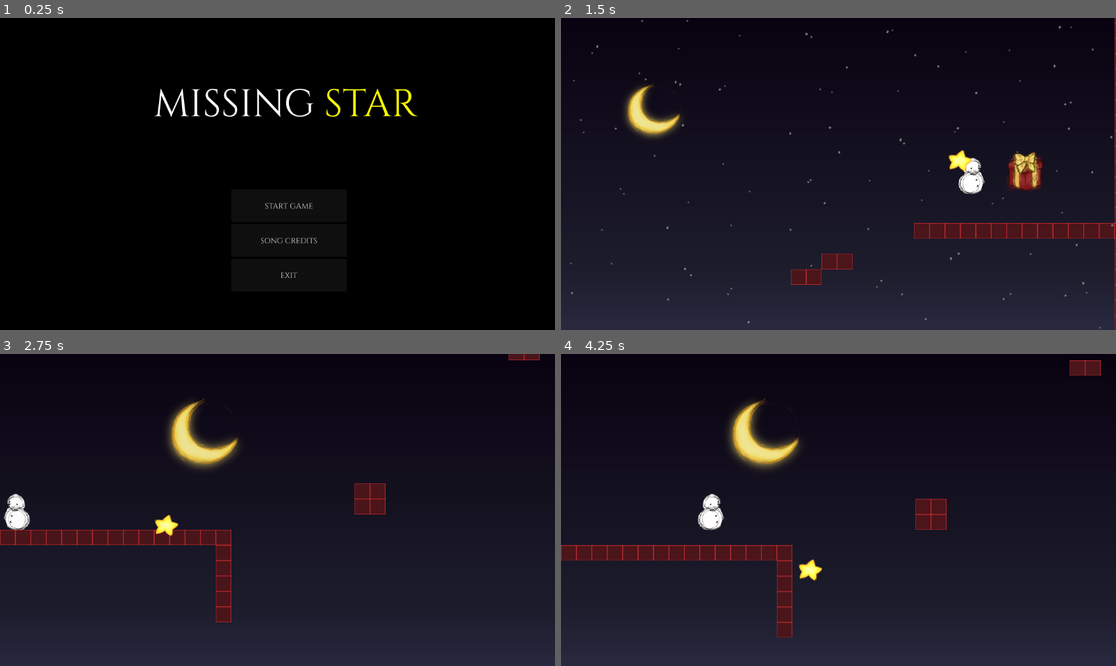
Above: before the commit, frames 1-4 (two rows, left to right).
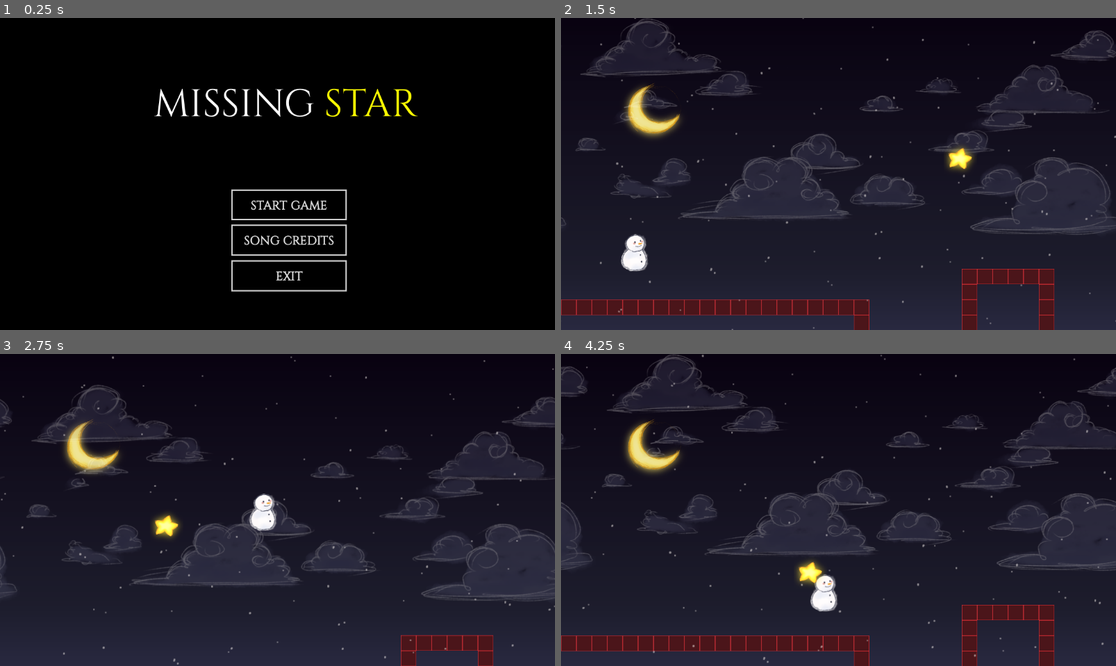
Above: after the commit, the same moments.

Repository: D4NIFAKTOR1ELLE/MissingStar
Game: Godot game, scene res://Game.tscn
Two runs of this game, one before a commit and one after it. Both use one fixed random seed, a clock stepped at 60 frames per second and the inputs below.
Inputs (mouse positions are in pixels of both pictures, inside the frame that each line leads up to):
- Up to frame 1 (0.25 s): no input
- Up to frame 2 (1.5 s): click "START GAME" at 0.5 s; move the mouse to (960, 158) at 1.27 s; hold D (right) from 1.28 s (still down); hold Space (jump) from 1.28 s (still down)
- Up to frame 3 (2.75 s): keep holding D (right); move the mouse to (166, 525) at 2.02 s; release Space (jump) at 2.03 s; click (166, 525) at 2.1 s; tap Space (jump) at 2.27, 2.3, 2.57 s
- Up to frame 4 (4.25 s): move the mouse to (894, 441) at 2.77 s; release D (right) at 2.78 s; hold A (left) 2.78-3.53 s; hold Space (jump) 2.78-3.53 s; right-click (894, 441) at 2.85 s; move the mouse to (810, 572) at 3.52 s; hold D (right) from 3.53 s (still down); tap Space (jump) at 3.6, 3.77, 4.07 s

The runs differ from the first frame. In frame 1, 1.6% of the frame differs, in the area x 41-63%, y 54-88%; in frame 2, 20%; in frame 3, 19%; in frame 4, 23%, in the area x 0-100%, y 0-100%.
Error before the commit: Invalid access to property or key 'size' on a base object of type 'null instance'. (res://components/snowman.gd:28)
Error after the commit: Invalid access to property or key 'size' on a base object of type 'null instance'. (res://components/snowman.gd:29)

Commit message:
UI and whatever

Diff:
--- a/missing-star/components/Snowman.tscn
+++ b/missing-star/components/Snowman.tscn
@@ -1,8 +1,16 @@
-[gd_scene load_steps=6 format=3 uid="uid://xwpouem86pmt"]
+[gd_scene load_steps=21 format=3 uid="uid://xwpouem86pmt"]
 
 [ext_resource type="Script" uid="uid://boqt20rk188r4" path="res://components/snowman.gd" id="1_y2cei"]
 [ext_resource type="Texture2D" uid="uid://dqi76nj0x3vd1" path="res://img/snowman/snowman_idle.png" id="2_17qwc"]
+[ext_resource type="Texture2D" uid="uid://clhaga4r34bd" path="res://img/snowman/snowman_rise.png" id="3_4l7dg"]
 [ext_resource type="AudioStream" uid="uid://c71tj0etc6ob2" path="res://music/swing-whoosh-110410.mp3" id="3_hgosa"]
+[ext_resource type="Texture2D" uid="uid://dceu4colyckxo" path="res://img/snowman/snowman_fall.png" id="4_tltqe"]
+[ext_resource type="Texture2D" uid="uid://dkqgt7tupgcxh" path="res://img/snowman/snowman_2_idle.png" id="5_uj4js"]
+[ext_resource type="Texture2D" uid="uid://dmh37xvuq4dt0" path="res://img/snowman/snowman_2_rise.png" id="6_q8d5x"]
+[ext_resource type="Texture2D" uid="uid://y45njgdxfuh3" path="res://img/snowman/snowman_2_fall.png" id="7_2ewl0"]
+[ext_resource type="Texture2D" uid="uid://dcxlxmccvlr0e" path="res://img/snowman/snowman_3_idle.png" id="8_70rs2"]
+[ext_resource type="Texture2D" uid="uid://ne56186sxkoo" path="res://img/snowman/snowman_3_rise.png" id="9_5gynt"]
+[ext_resource type="Texture2D" uid="uid://bmlag32ikohvu" path="res://img/snowman/snowman_3_fall.png" id="10_8xx6i"]
 
 [sub_resource type="RectangleShape2D" id="RectangleShape2D_cb48l"]
 size = Vector2(62, 80)
@@ -12,11 +20,126 @@
 "frames": [{
 "duration": 1.0,
 "texture": ExtResource("2_17qwc")
+}, {
+"duration": 1.0,
+"texture": ExtResource("3_4l7dg")
+}, {
+"duration": 1.0,
+"texture": ExtResource("4_tltqe")
+}],
+"loop": false,
+"name": &"Level1",
+"speed": 5.0
+}, {
+"frames": [{
+"duration": 1.0,
+"texture": ExtResource("5_uj4js")
+}, {
+"duration": 1.0,
+"texture": ExtResource("6_q8d5x")
+}, {
+"duration": 1.0,
+"texture": ExtResource("7_2ewl0")
 }],
 "loop": true,
-"name": &"Default",
+"name": &"Level2",
+"speed": 5.0
+}, {
+"frames": [{
+"duration": 1.0,
+"texture": ExtResource("8_70rs2")
+}, {
+"duration": 1.0,
+"texture": ExtResource("9_5gynt")
+}, {
+"duration": 1.0,
+"texture": ExtResource("10_8xx6i")
+}],
+"loop": true,
+"name": &"Level3",
 "speed": 5.0
 }]
+
+[sub_resource type="Animation" id="Animation_70rs2"]
+resource_name = "dash_init"
+
+[sub_resource type="Animation" id="Animation_5gynt"]
+resource_name = "dash_exit"
+
+[sub_resource type="Animation" id="Animation_8xx6i"]
+resource_name = "rise"
+length = 0.5
+tracks/0/type = "value"
+tracks/0/imported = false
+tracks/0/enabled = true
+tracks/0/path = NodePath("Sprite:frame")
+tracks/0/interp = 1
+tracks/0/loop_wrap = true
+tracks/0/keys = {
+"times": PackedFloat32Array(0, 0.3),
+"transitions": PackedFloat32Array(1, 1),
+"update": 1,
+"values": [1, 0]
+}
+
+[sub_resource type="Animation" id="Animation_xvxh7"]
+length = 0.001
+tracks/0/type = "value"
+tracks/0/imported = false
+tracks/0/enabled = true
+tracks/0/path = NodePath("Sprite:frame")
+tracks/0/interp = 1
+tracks/0/loop_wrap = true
+tracks/0/keys = {
+"times": PackedFloat32Array(0),
+"transitions": PackedFloat32Array(1),
+"update": 1,
+"values": [0]
+}
+
+[sub_resource type="Animation" id="Animation_pacwq"]
+resource_name = "fall"
+length = 0.3
+step = 0.1
+tracks/0/type = "value"
+tracks/0/imported = false
+tracks/0/enabled = true
+tracks/0/path = NodePath("Sprite:frame")
+tracks/0/interp = 1
+tracks/0/loop_wrap = true
+tracks/0/keys = {
+"times": PackedFloat32Array(0, 0.2),
+"transitions": PackedFloat32Array(1, 1),
+"update": 1,
+"values": [0, 2]
+}
+
+[sub_resource type="Animation" id="Animation_yrv37"]
+resource_name = "idle"
+length = 0.001
+step = 0.1
+tracks/0/type = "value"
+tracks/0/imported = false
+tracks/0/enabled = true
+tracks/0/path = NodePath("Sprite:frame")
+tracks/0/interp = 1
+tracks/0/loop_wrap = true
+tracks/0/keys = {
+"times": PackedFloat32Array(0),
+"transitions": PackedFloat32Array(1),
+"update": 1,
+"values": [0]
+}
+
+[sub_resource type="AnimationLibrary" id="AnimationLibrary_8xx6i"]
+_data = {
+&"RESET": SubResource("Animation_xvxh7"),
+&"dash_exit": SubResource("Animation_5gynt"),
+&"dash_init": SubResource("Animation_70rs2"),
+&"fall": SubResource("Animation_pacwq"),
+&"idle": SubResource("Animation_yrv37"),
+&"rise": SubResource("Animation_8xx6i")
+}
 
 [node name="Snowman" type="CharacterBody2D"]
 script = ExtResource("1_y2cei")
@@ -28,7 +151,7 @@
 
 [node name="Sprite" type="AnimatedSprite2D" parent="."]
 sprite_frames = SubResource("SpriteFrames_17qwc")
-animation = &"Default"
+animation = &"Level1"
 
 [node name="Camera2D" type="Camera2D" parent="."]
 
@@ -40,6 +163,9 @@
 rect = Rect2(-20, -19, 40, 40)
 
 [node name="AnimationPlayer" type="AnimationPlayer" parent="."]
+libraries = {
+&"": SubResource("AnimationLibrary_8xx6i")
+}
 
 [node name="SubViewport" type="SubViewport" parent="."]
 handle_input_locally = false
--- a/missing-star/components/snowman.gd
+++ b/missing-star/components/snowman.gd
@@ -3,9 +3,10 @@
 @export var viewport_path: NodePath
 
 @onready var viewport = $SubViewport
-@onready var sound= $AudioStreamPlayer
+@onready var sound = $AudioStreamPlayer
 @onready var camera = $Camera2D
 @onready var sprite = $Sprite
+@onready var animation = $AnimationPlayer
 
 const SPEED = 400.0
 const JUMP_VELOCITY = -350.0
@@ -33,6 +34,7 @@
 
 func _physics_process(delta: float) -> void:
 	if is_on_floor():
+		animation.play("idle")
 		can_fly = true
 		jumps_left = MAX_JUMPS
 
@@ -42,7 +44,10 @@
 		normal_movement(delta)
 
 	# Flip sprite
-	sprite.flip_h = velocity.x < 0
+	if velocity.x > 0:
+		sprite.flip_h = false
+	elif velocity.x < 0:
+		sprite.flip_h = true
 
 	move_and_slide()
 
@@ -78,8 +83,11 @@
 		jumps_left -= 1
 
 func jump():
+	animation.play("rise")
 	velocity.y = JUMP_VELOCITY
+	await animation.animation_finished
 	sound.play()
+	animation.play("fall")
 
 func fly():
 	if not can_fly:
--- a/missing-star/levels/Level1.tscn
+++ b/missing-star/levels/Level1.tscn
@@ -1,9 +1,10 @@
-[gd_scene load_steps=10 format=4 uid="uid://c5e112m6mgiyx"]
+[gd_scene load_steps=11 format=4 uid="uid://c5e112m6mgiyx"]
 
 [ext_resource type="TileSet" uid="uid://vtjbthkqh33u" path="res://levels/collision_tileset.tres" id="1_32mhh"]
 [ext_resource type="Script" uid="uid://b4k7redskqs38" path="res://levels/level.gd" id="1_ohbkr"]
 [ext_resource type="PackedScene" uid="uid://bh36rmt5w8d03" path="res://game/LevelEnd.tscn" id="2_32mhh"]
 [ext_resource type="Texture2D" uid="uid://cgien5brwsdfv" path="res://img/parallax_layers/moon.png" id="2_cr8f5"]
+[ext_resource type="Texture2D" uid="uid://yq6ti4hi3twy" path="res://img/parallax_layers/cloud_parallax.png" id="3_dkril"]
 [ext_resource type="AudioStream" uid="uid://142vg8o2i5pj" path="res://music/The Supremes - My Favorite Things (Official Video).mp3" id="3_vi6ws"]
 [ext_resource type="PackedScene" uid="uid://b1uwhhd4ja70y" path="res://levels/Level2.tscn" id="4_2j4y6"]
 [ext_resource type="PackedScene" uid="uid://qgxeslklugt8" path="res://levels/SnowParallax.tscn" id="7_gqfrg"]
@@ -45,6 +46,17 @@
 scale = Vector2(0.7, 0.7)
 texture = ExtResource("2_cr8f5")
 
+[node name="Clouds" type="Parallax2D" parent="."]
+repeat_size = Vector2(1154, 0)
+autoscroll = Vector2(20, 0)
+
+[node name="TextureRect" type="TextureRect" parent="Clouds"]
+self_modulate = Color(1, 1, 1, 0.3372549)
+offset_top = 276.0
+offset_right = 1152.0
+offset_bottom = 924.0
+texture = ExtResource("3_dkril")
+
 [node name="LevelCollision" type="TileMapLayer" parent="."]
 tile_map_data = PackedByteArray("AAAjAP//AAABAAAAAAAiAP//AAABAAAAAAAhAP//AAABAAAAAAAgAP//AAABAAAAAAAfAP//AAABAAAAAAAeAP …(10768 unchanged characters)…
 tile_set = ExtResource("1_32mhh")
@@ -53,7 +65,7 @@
 stream = ExtResource("3_vi6ws")
 
 [node name="Spawn" type="Marker2D" parent="."]
-position = Vector2(7305, 434)
+position = Vector2(74, 965)
 
 [node name="LevelEnd" parent="." instance=ExtResource("2_32mhh")]
 position = Vector2(7495, 375)
--- a/missing-star/levels/Level2.tscn
+++ b/missing-star/levels/Level2.tscn
@@ -55,5 +55,5 @@
 stream = ExtResource("3_wnytt")
 
 [node name="LevelEnd" parent="." instance=ExtResource("2_f5x84")]
-position = Vector2(3123, 546)
+position = Vector2(9516, 1835)
 next_level = ExtResource("4_1hrej")
--- a/missing-star/ui/StartScreen.tscn
+++ b/missing-star/ui/StartScreen.tscn
@@ -1,6 +1,25 @@
-[gd_scene load_steps=2 format=3 uid="uid://bpyhjseyq21qq"]
+[gd_scene load_steps=6 format=3 uid="uid://bpyhjseyq21qq"]
 
 [ext_resource type="Script" uid="uid://b8r1u5mofr2w4" path="res://ui/start_screen.gd" id="1_rte7b"]
+[ext_resource type="FontFile" uid="uid://bnusqp34j6u52" path="res://components/font/Cinzel-Regular.otf" id="2_p5me2"]
+
+[sub_resource type="FontVariation" id="FontVariation_enn3t"]
+base_font = ExtResource("2_p5me2")
+variation_embolden = 0.66
+
+[sub_resource type="StyleBoxFlat" id="StyleBoxFlat_o32ld"]
+draw_center = false
+border_width_left = 3
+border_width_top = 3
+border_width_right = 3
+border_width_bottom = 3
+
+[sub_resource type="Theme" id="Theme_rte7b"]
+Button/colors/font_hover_color = Color(0.9490196, 0.9490196, 0.28235295, 1)
+Button/font_sizes/font_size = 25
+Button/fonts/font = SubResource("FontVariation_enn3t")
+Button/styles/normal = SubResource("StyleBoxFlat_o32ld")
+VBoxContainer/constants/separation = 9
 
 [node name="StartScreen" type="CanvasLayer"]
 script = ExtResource("1_rte7b")
@@ -26,6 +45,7 @@
 offset_top = 356.0
 offset_right = 720.0
 offset_bottom = 568.0
+theme = SubResource("Theme_rte7b")
 
 [node name="Start" type="Button" parent="Options"]
 layout_mode = 2
Binary file changed: missing-star/img/level_end.png
Binary file changed: missing-star/img/parallax_layers/cloud_parallax.png
Binary file added: missing-star/img/snowman/snowman_2_fall.png
Not shown, added: missing-star/img/snowman/snowman_2_fall.png.import
Binary file added: missing-star/img/snowman/snowman_2_idle.png
Not shown, added: missing-star/img/snowman/snowman_2_idle.png.import
Binary file added: missing-star/img/snowman/snowman_2_rise.png
Not shown, added: missing-star/img/snowman/snowman_2_rise.png.import
Binary file added: missing-star/img/snowman/snowman_3_fall.png
Not shown, added: missing-star/img/snowman/snowman_3_fall.png.import
Binary file added: missing-star/img/snowman/snowman_3_idle.png
Not shown, added: missing-star/img/snowman/snowman_3_idle.png.import
(and 12 more such lines)
